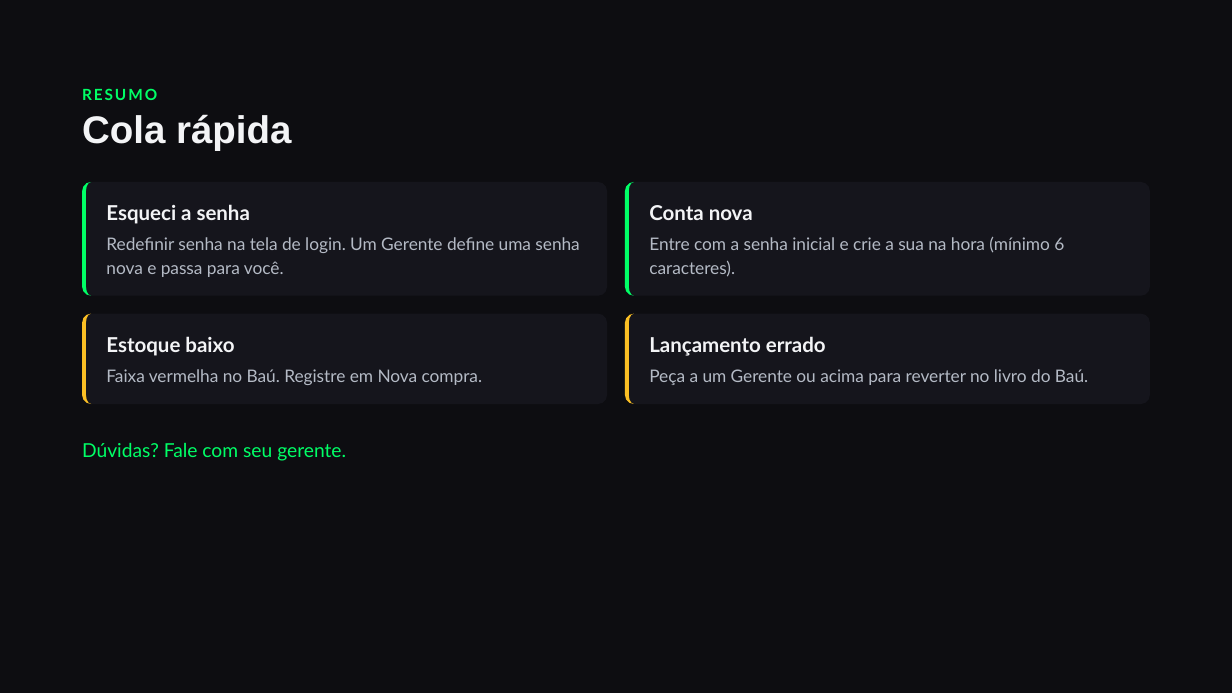
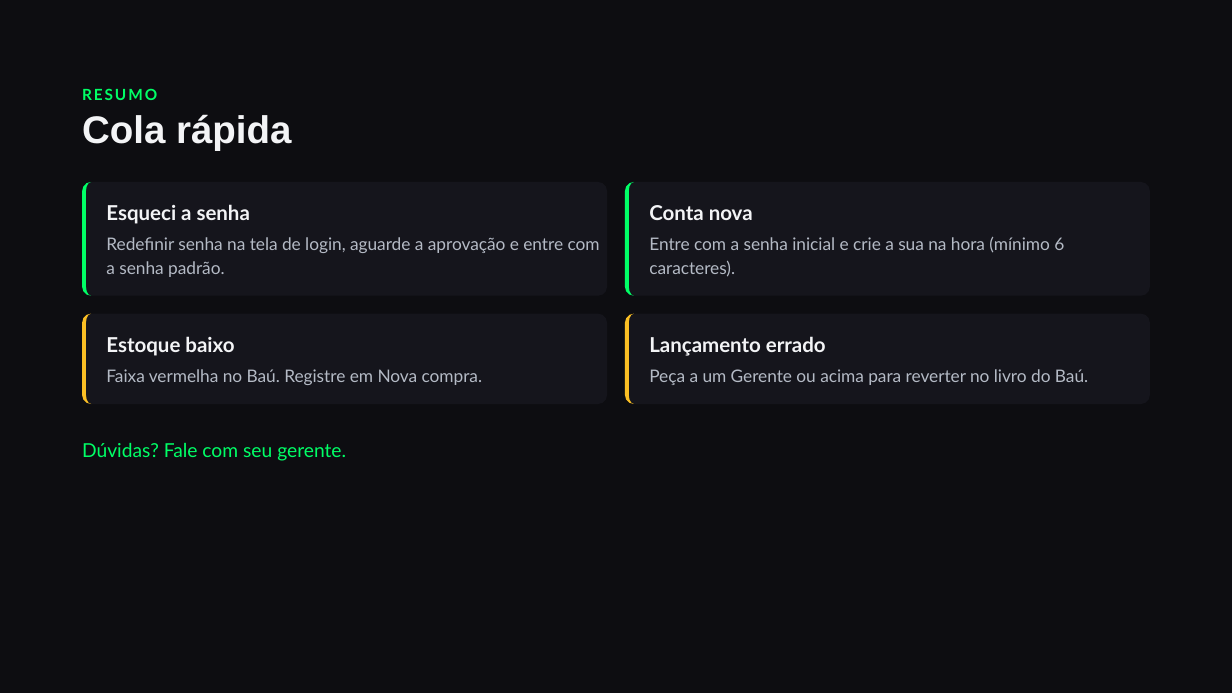
Before and after one commit to BESTBUDSOFC/BESTBUDS, a slide deck: slide 18 of docs/Guia_do_Sistema_Best_Buds.pptx. Drawn at 1232x693 pixels with LibreOffice and Linux fonts; fonts in the diff are those of the drawing. Boxes give left, top, right and bottom in pixels: in the first picture for what was removed or moved away, otherwise in the second. Text is boxed around its words. In the diff, an @@ line names an element or a change of style, - is before the commit and + after.

```diff
--- a/docs/Guia_do_Sistema_Best_Buds.pptx
+++ b/docs/Guia_do_Sistema_Best_Buds.pptx
@@ text at bbox=[106, 237, 600, 277]: text changed @@
-Redefinir senha na tela de login. Um Gerente define uma senha nova e passa para você.
+Redefinir senha na tela de login, aguarde a aprovação e entre com a senha padrão.
```
Also in this commit, not shown: 6 other slides changed, 3 other files.
